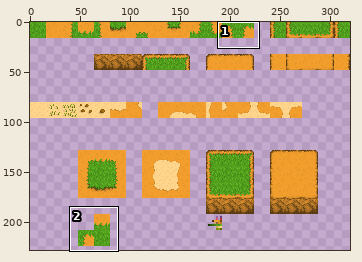
File history of a sprite sheet, ordered_tiles.png. The first picture is a wide view before the edit; the outline marks the close-up.
Close-up. As it was:
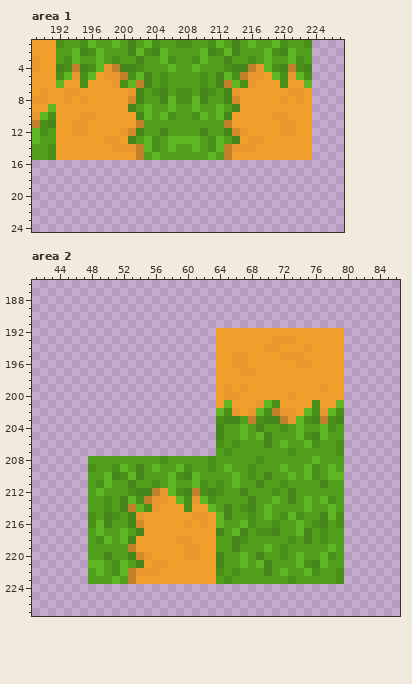
The file is 320x320 pixels. Colours within 5 levels of each other are drawn and written as one. Shown: area 1: x 189..227, y 1..24; area 2: x 41..86, y 186..227. The wide view leaves out empty margins.
The result:
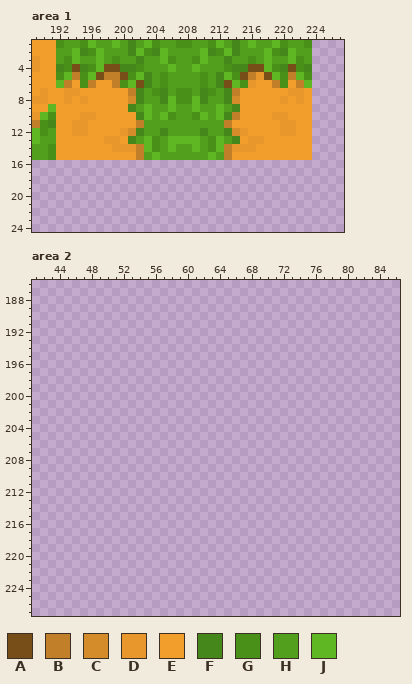
Palette (. is transparent): A #784e18  B #c07f28  C #d48b2a  D #e7972b  E #f19e2d  F #46871b  G #489017  H #529f1e  J #5fb724
Diff:
Changed rows in their new state; - is an unchanged pixel.
Area 1:
first column x 193:
 4 -A---AA----------------AA---A-
 5 -B--ABBA--------------AB-A--B-
 6 B--B--B--A----------A-----B--B
 7 --------B------------B--------
10 ---------------------B--------
Area 2:
first column x 48:
192 ----------------................
193 ----------------................
194 ----------------................
195 ----------------................
196 ----------------................
197 ----------------................
198 ----------------................
199 ----------------................
200 ----------------................
201 ----------------................
202 ----------------................
203 ----------------................
204 ----------------................
205 ----------------................
206 ----------------................
207 ----------------................
208 ................................
209 ................................
210 ................................
211 ................................
212 ................................
213 ................................
214 ................................
215 ................................
216 ................................
217 ................................
218 ................................
219 ................................
220 ................................
221 ................................
222 ................................
223 ................................
